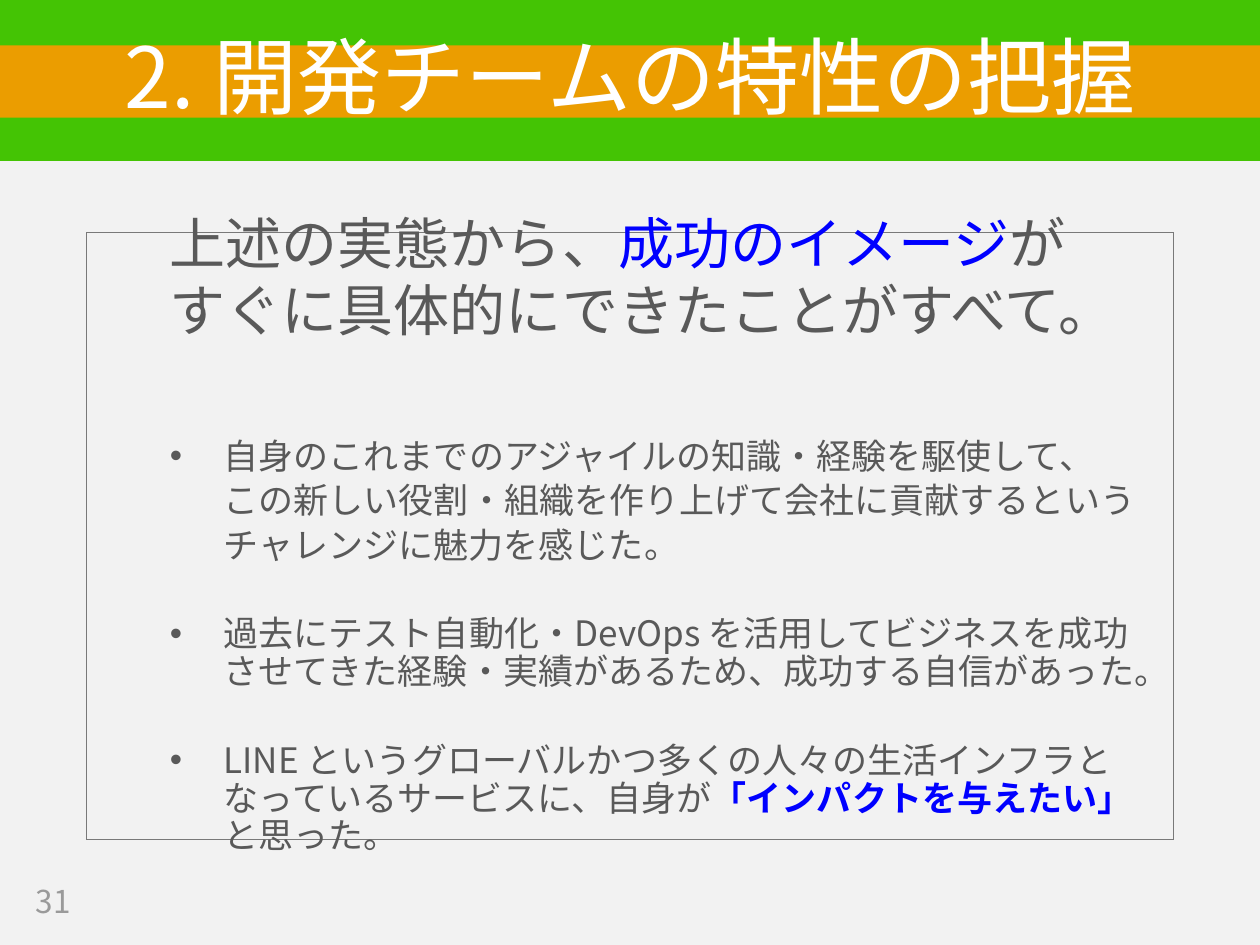
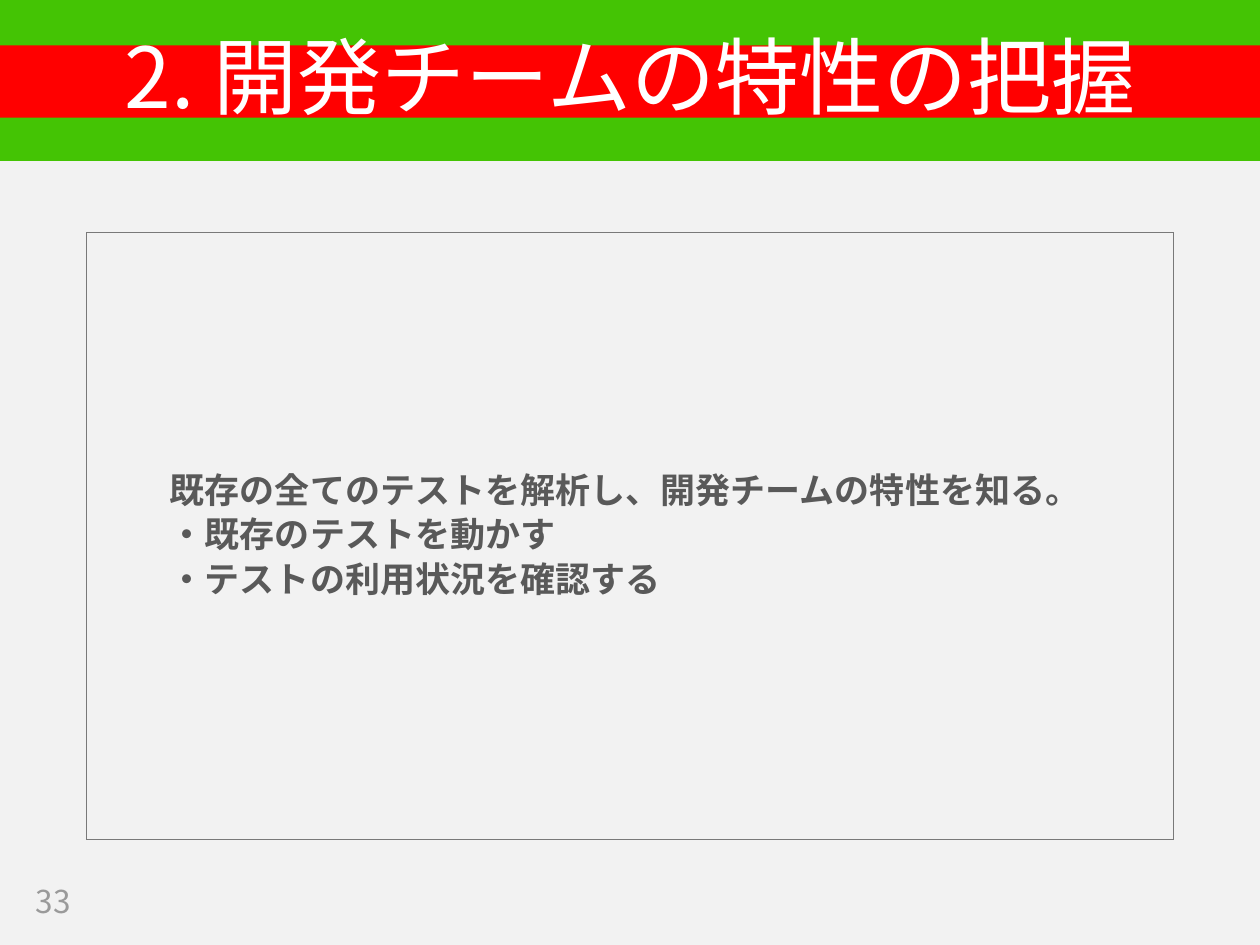
Before and after one commit to hageyahhoo/RSGT2018, a slide deck: slide 33 of SET_PO_ja.pptx (slide 31 before the commit). Drawn at 1260x945 pixels with LibreOffice and Linux fonts; fonts in the diff are those of the drawing. Boxes give left, top, right and bottom in pixels: in the first picture for what was removed or moved away, otherwise in the second. Text is boxed around its words. In the diff, an @@ line names an element or a change of style, - is before the commit and + after.

Commit message:
大まかな構成を作成

```diff
--- a/SET_PO_ja.pptx
+++ b/SET_PO_ja.pptx
@@ title "2. 開発チームの特性の把握" at [0,45,1260,117]: fill #EB9D00 to #FF0000 @@
@@ text at [170,473,1080,595]: text changed; bold on @@
-  上述の実態から、成功のイメージが
-  すぐに具体的にできたことがすべて。
-  • 自身のこれまでのアジャイルの知識・経験を駆使して、
-  この新しい役割・組織を作り上げて会社に貢献するという
-  チャレンジに魅力を感じた。
-  • 過去にテスト自動化・DevOps を活用してビジネスを成功させてきた経験・実績があるため、成功する自信があった。
-  • LINE というグローバルかつ多くの人々の生活インフラとなっているサービスに、自身が「インパクトを与えたい」と思った。
+  既存の全てのテストを解析し、開発チームの特性を知る。
+  ・既存のテストを動かす
+  ・テストの利用状況を確認する
@@ page number at [36,890,71,913]: text changed @@
-31
+33
```
Also in this commit, not shown: 17 other slides changed, 15 slides added, 7 slides removed.
